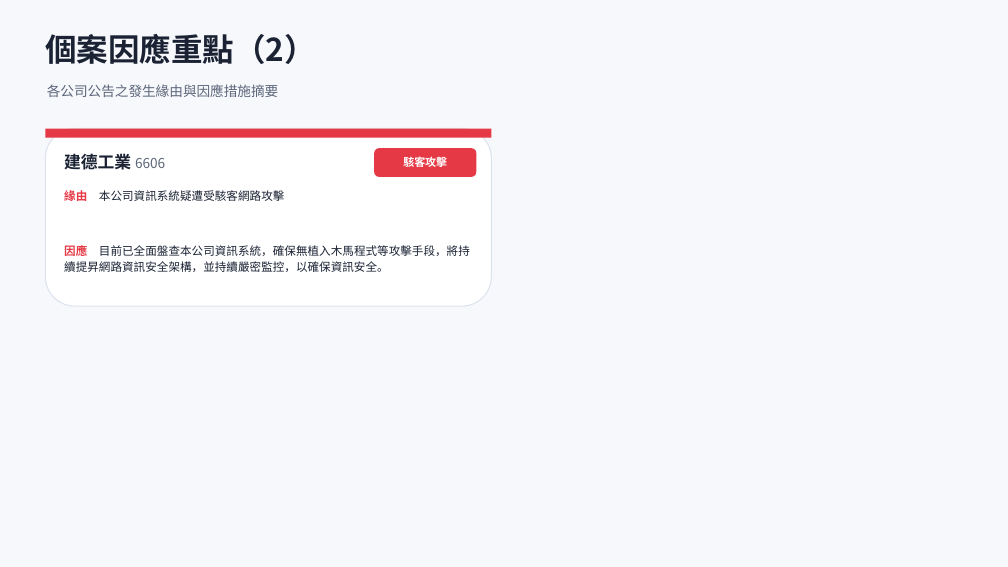
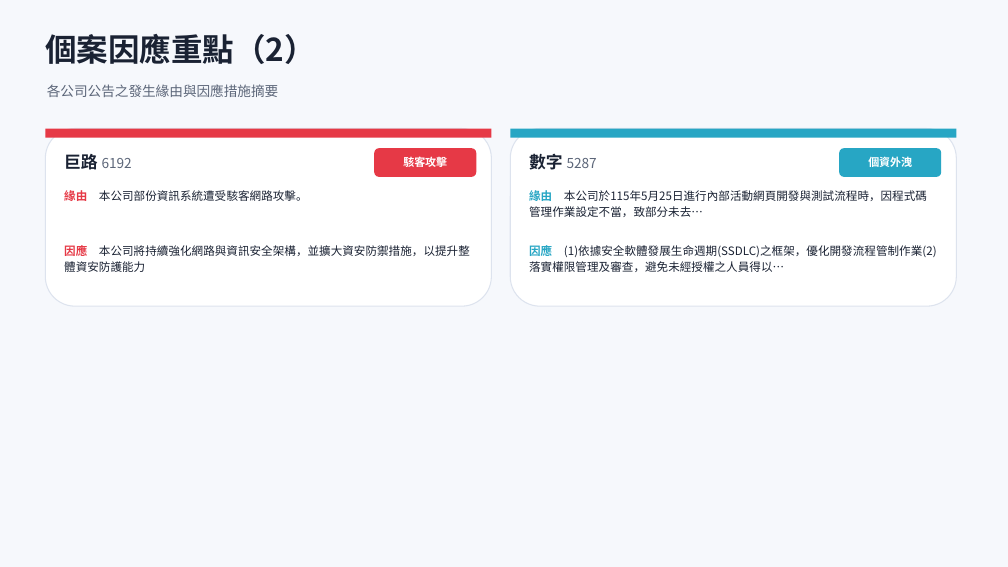
Before and after one commit to Johnnylin77/mops-isec-monitor, a slide deck: slide 7 of 資安事件因應分析.pptx. Drawn at 1008x567 pixels with LibreOffice and Linux fonts; fonts in the diff are those of the drawing. Boxes give left, top, right and bottom in pixels: in the first picture for what was removed or moved away, otherwise in the second. Text is boxed around its words. In the diff, an @@ line names an element or a change of style, - is before the commit and + after.

```diff
--- a/資安事件因應分析.pptx
+++ b/資安事件因應分析.pptx
@@ rounded rectangle added at (510,129,957,306), fill #FFFFFF, outline #DDE3EE 1 pt @@
@@ rectangle added at (510,129,957,138), fill #27A6C4 @@
@@ rounded rectangle added at (839,148,941,177), fill #27A6C4 @@
@@ text at (64,154,132,170): text changed; size 16 to 13 pt; text colour #1A2233 to #5C6679; bold off @@
-建德工業 6606
+巨路 6192
@@ text added at (529,154,597,170), 13 pt, text #5C6679 @@
+數字 5287
@@ text added at (868,157,912,167), 10.5 pt, text #FFFFFF, bold @@
+個資外洩
@@ text at (64,190,308,201): text changed @@
-緣由 本公司資訊系統疑遭受駭客網路攻擊
+緣由 本公司部份資訊系統遭受駭客網路攻擊。
@@ text added at (529,190,927,217), 11 pt, text #1A2233 @@
+緣由 本公司於115年5月25日進行內部活動網頁開發與測試流程時，因程式碼管理作業設定不當，致部分未去…
@@ text at (64,243,470,272): text changed @@
-因應 目前已全面盤查本公司資訊系統，確保無植入木馬程式等攻擊手段，將持續提昇網路資訊安全架構，並持續嚴密監控，以確保資訊安全。
+因應 本公司將持續強化網路與資訊安全架構，並擴大資安防禦措施，以提升整體資安防護能力
@@ text added at (529,243,937,272), 11 pt, text #1A2233 @@
+因應 (1)依據安全軟體發展生命週期(SSDLC)之框架，優化開發流程管制作業(2)落實權限管理及審查，避免未經授權之人員得以…
```
Also in this commit, not shown: 5 other slides changed, 2 other files.
